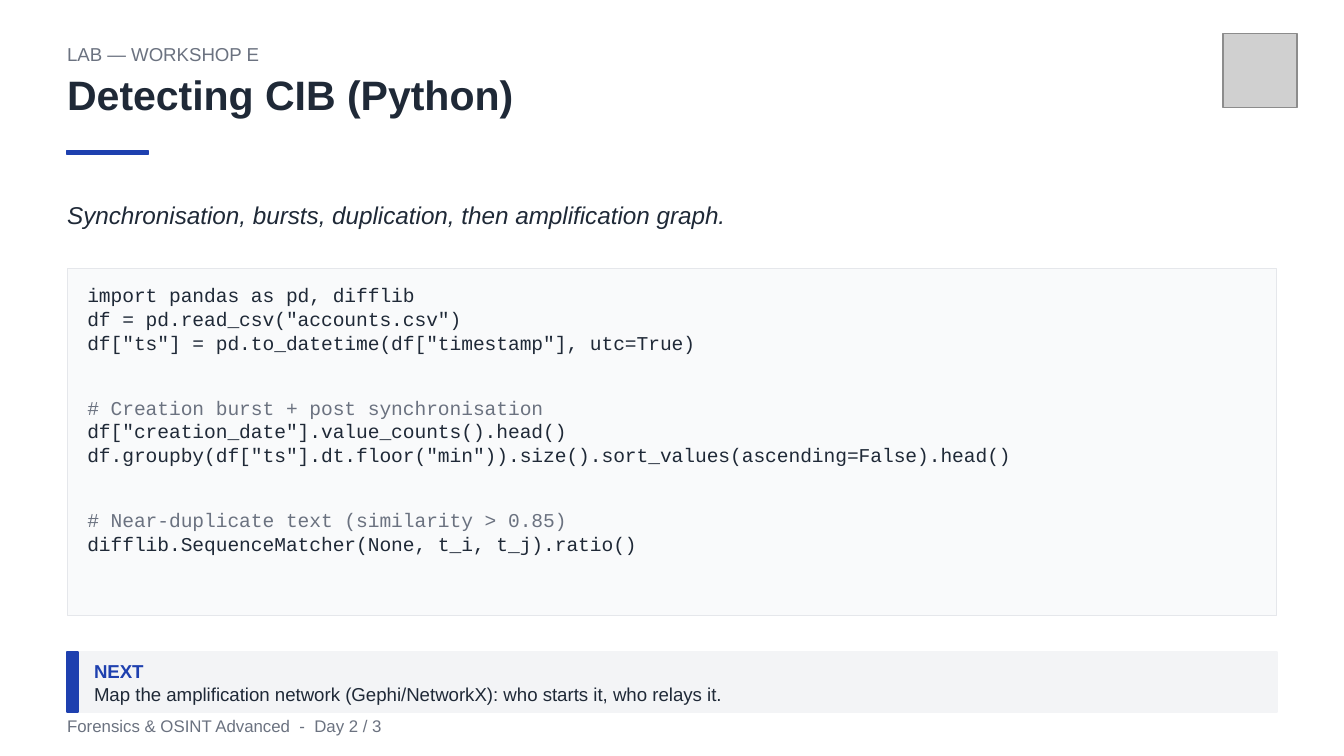
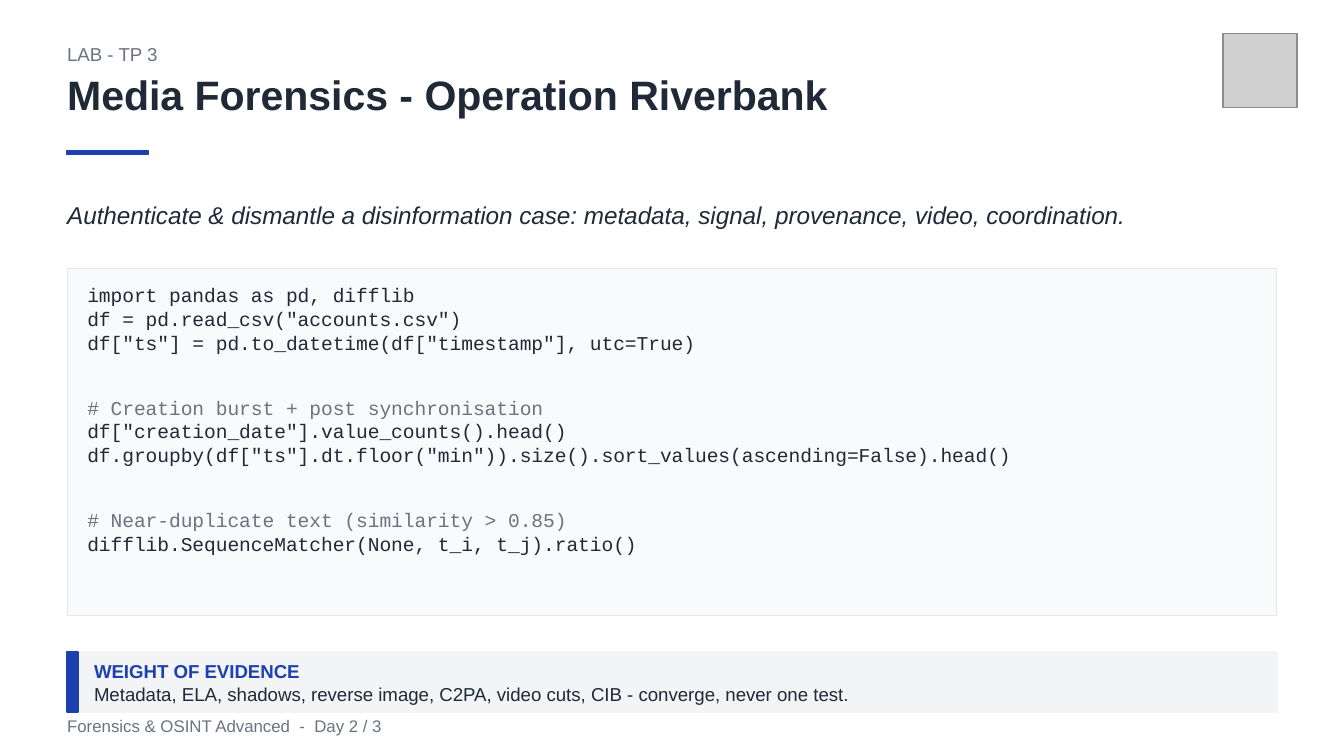
Before and after one commit to clemdepernet/osint-advanced-labs, a slide deck: slide 31 of Day_2/Day_2_Source_Reliability_And_Media_Forensics.pptx (slide 30 before the commit). Drawn at 1344x756 pixels with LibreOffice and Linux fonts; fonts in the diff are those of the drawing; grey boxes stand for pictures. Boxes give left, top, right and bottom in pixels: in the first picture for what was removed or moved away, otherwise in the second. Text is boxed around its words. In the diff, an @@ line names an element or a change of style, - is before the commit and + after.

Commit message:
Day 2: scripting labs, cheat sheets, afternoon restructured around the TPs
- Add Cheatsheets/: Linux basics, Bash scripting, Kali/OSINT tools (md + pdf).
- Add Day 2 scripting labs: Email Harvester (bash/curl/regex, recursive) and API Scraping (Burp + Python).
- Rework the Day 2 deck's afternoon into a TP red thread (toolbox -> Geosint -> media forensics) with clear per-TP markers; morning theory unchanged.

```diff
--- a/Day_2/Day_2_Source_Reliability_And_Media_Forensics.pptx
+++ b/Day_2/Day_2_Source_Reliability_And_Media_Forensics.pptx
@@ text at [67,48,157,61]: text changed @@
-LAB — WORKSHOP E
+LAB - TP 3
@@ text at [67,80,827,119]: text changed @@
-Detecting CIB (Python)
+Media Forensics - Operation Riverbank
@@ text at [67,206,1125,229]: text changed @@
-Synchronisation, bursts, duplication, then amplification graph.
+Authenticate & dismantle a disinformation case: metadata, signal, provenance, video, coordination.
@@ text at [94,665,300,678]: text changed @@
-NEXT
+WEIGHT OF EVIDENCE
@@ text at [94,687,848,705]: text changed @@
-Map the amplification network (Gephi/NetworkX): who starts it, who relays it.
+Metadata, ELA, shadows, reverse image, C2PA, video cuts, CIB - converge, never one test.
```
Also in this commit, not shown: 3 other slides changed, 1 slide added, 10 other files.
